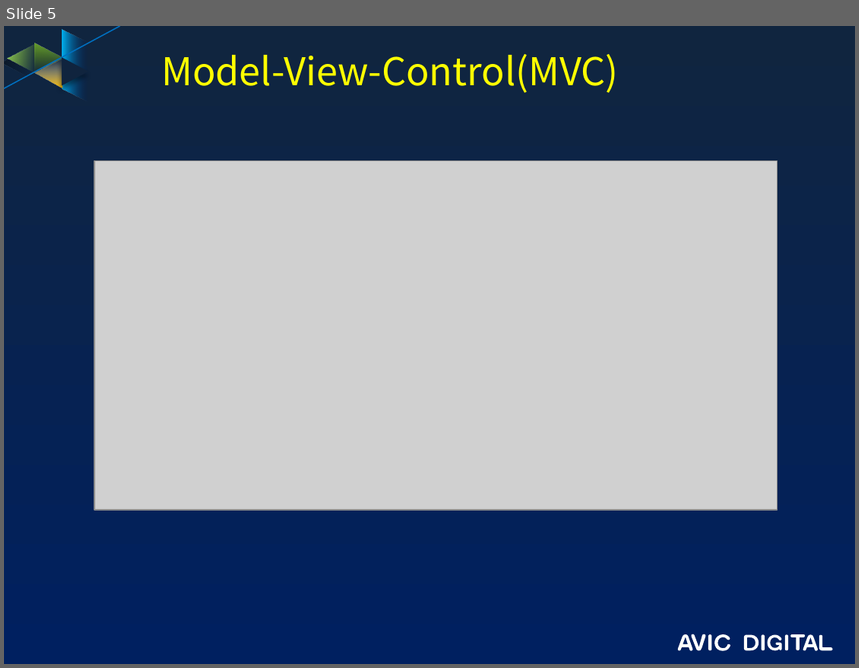
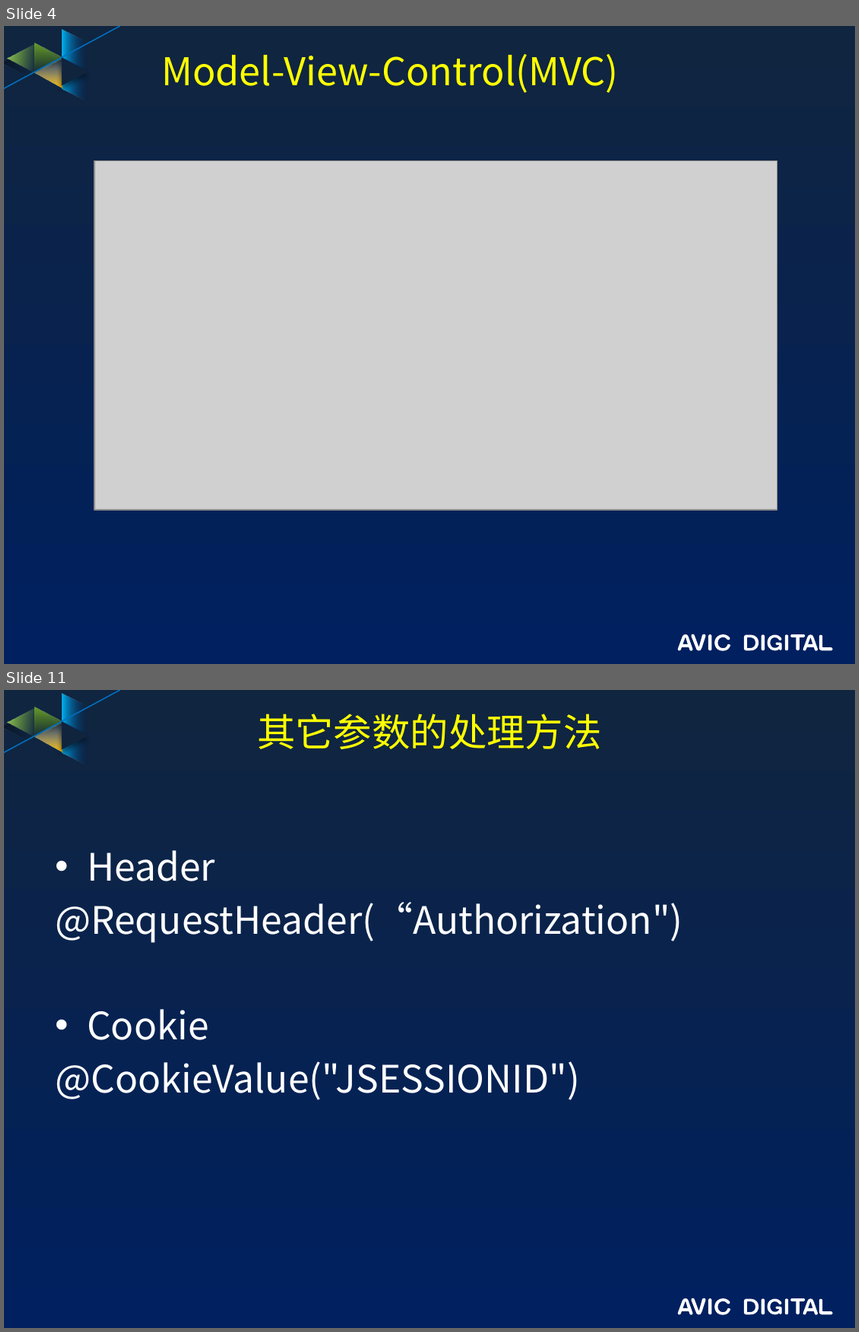
Before and after one commit to guofengzh/java-way, a slide deck: spring/docs/03-mvc.pptx. Shown one above the other, each under a label of ours: slide 5 before the commit, slides 4 and 11 after it; the slides between them are not shown. The pictures are 859x668 and 859x1332 pixels, drawn with LibreOffice and Linux fonts; fonts in the diff are those of the drawing; grey boxes stand for pictures; background and template pictures are left out. Boxes give left, top, right and bottom in pixels: in the first picture for what was removed or moved away, otherwise in the second. Text is boxed around its words. In the diff, an @@ line names an element or a change of style, - is before the commit and + after.

```diff
--- a/spring/docs/03-mvc.pptx
+++ b/spring/docs/03-mvc.pptx
@@ slide 11 added at [4, 690, 855, 1328], background gradient #10253F to #002060; not listed: 17 template elements that a slide beside it also shows @@
@@ title added at [257, 714, 602, 749], 32.4 pt, text #FFFF00 @@
+其它参数的处理方法
@@ text added at [55, 850, 683, 1100], 32 pt, text #FFFFFF @@
+• Header
+@RequestHeader(“Authorization")
+• Cookie
+@CookieValue("JSESSIONID")
@@ what was slide 5 is now slide 4 @@
```
Also in this commit, not shown: 1 slide changed, 8 other slides added, 1 slide removed, 2 other files.
